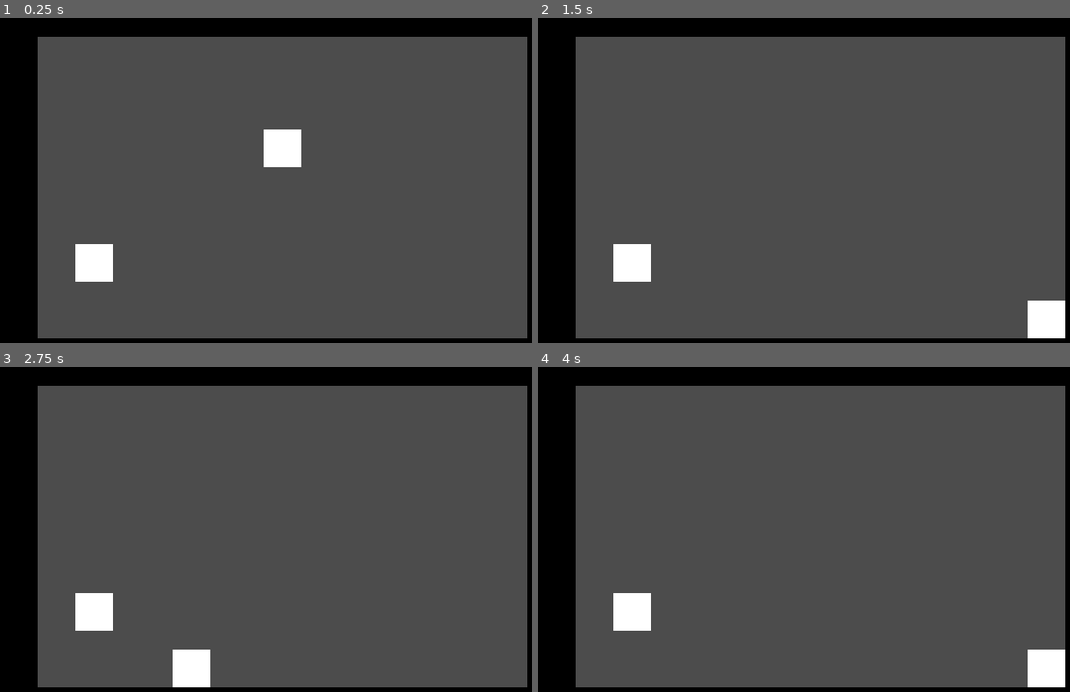
Above: before the commit, frames 1-4 (two rows, left to right).
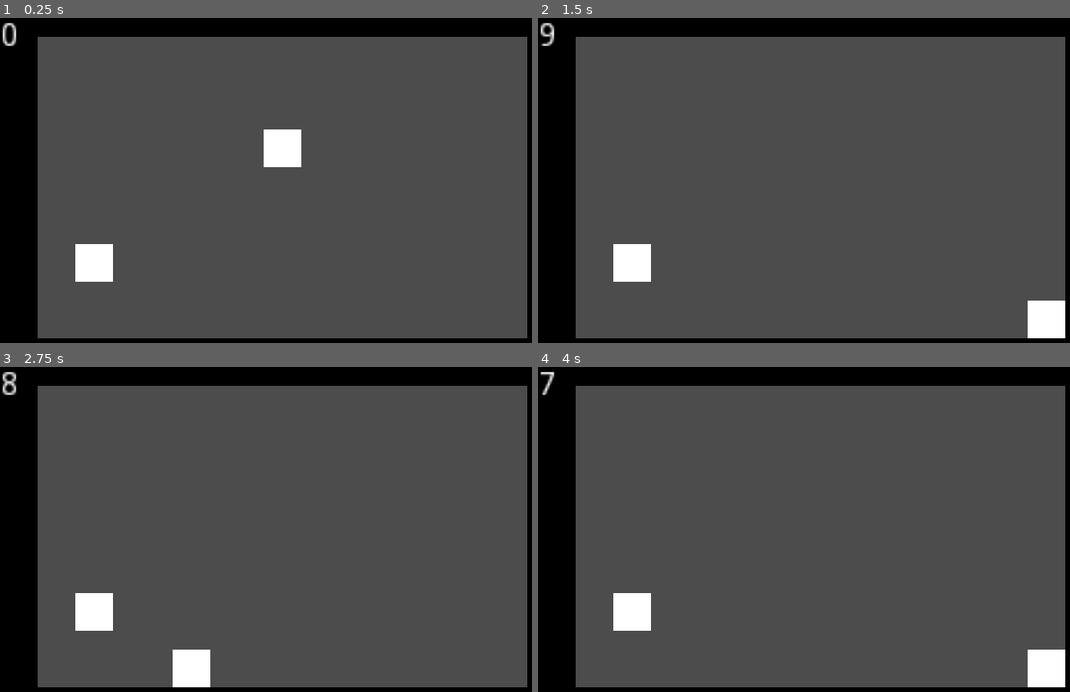
Above: after the commit, the same moments.

Repository: CaresleGames/LDJam51
Game: Godot game, scene res://src/Levels/Level1.tscn
Two runs of this game, one before a commit and one after it. Both use one fixed random seed, a clock stepped at 60 frames per second and the inputs below. The project has no main scene, so this scene is started directly.
Inputs:
- Up to frame 1 (0.25 s): no input
- Up to frame 2 (1.5 s): hold Right (ui_right) from 0.53 s (still down)
- Up to frame 3 (2.75 s): tap Enter at 2 s; release Right (ui_right) at 2.03 s; hold Left (ui_left) from 2.03 s (still down)
- Up to frame 4 (4 s): release Left (ui_left) at 2.78 s; hold Right (ui_right) from 2.78 s (still down)

The runs differ from the first frame. In frame 1, 0.1% of the frame differs, in the area x 0-4%, y 1-9%; in frame 2, 0.1%; in frame 3, 0.2%; in frame 4, less than 0.1%.

Commit message:
Add ui time

Diff:
--- a/project.godot
+++ b/project.godot
@@ -53,6 +53,11 @@
 "class": "StateMachine",
 "language": "GDScript",
 "path": "res://src/StateMachine/StateMachine.gd"
+}, {
+"base": "Control",
+"class": "UILevel",
+"language": "GDScript",
+"path": "res://src/UI/UILevel/UILevel.gd"
 } ]
 _global_script_class_icons={
 "AirState": "",
@@ -63,7 +68,8 @@
 "PlayerState": "",
 "RunState": "",
 "State": "",
-"StateMachine": ""
+"StateMachine": "",
+"UILevel": ""
 }
 
 [application]
--- a/src/Levels/Level1.tscn
+++ b/src/Levels/Level1.tscn
@@ -1,13 +1,18 @@
-[gd_scene load_steps=6 format=2]
+[gd_scene load_steps=7 format=2]
 
 [ext_resource path="res://src/Player/Player.tscn" type="PackedScene" id=1]
 [ext_resource path="res://src/TileMaps/TileMapLevel.tscn" type="PackedScene" id=2]
 [ext_resource path="res://src/Goal/Goal.tscn" type="PackedScene" id=3]
 [ext_resource path="res://src/GameTimer/GameTimer.tscn" type="PackedScene" id=4]
 [ext_resource path="res://src/Levels/Level.gd" type="Script" id=5]
+[ext_resource path="res://src/UI/UILevel/UILevel.tscn" type="PackedScene" id=6]
 
 [node name="Level1" type="Node2D"]
 script = ExtResource( 5 )
+
+[node name="CanvasLayer" type="CanvasLayer" parent="."]
+
+[node name="UILevel" parent="CanvasLayer" instance=ExtResource( 6 )]
 
 [node name="TileMapLevel" parent="." instance=ExtResource( 2 )]
 modulate = Color( 0, 0, 0, 1 )
--- /dev/null
+++ b/src/UI/UILevel/UILevel.gd
@@ -0,0 +1,17 @@
+class_name UILevel
+extends Control
+
+var game_timer : GameTimer
+
+onready var label_timer : Label = $HBoxContainer/TimeLeft
+
+
+func _ready() -> void:
+	yield(owner, "ready")
+	var timers = get_tree().get_nodes_in_group(Groups.game_timer)
+	if timers.size() > 0:
+		game_timer = timers[0]
+
+
+func _process(_delta: float) -> void:
+	label_timer.text = str(int(game_timer.time_left))
--- a/src/UI/UILevel/UILevel.tscn
+++ b/src/UI/UILevel/UILevel.tscn
@@ -1,8 +1,11 @@
-[gd_scene format=2]
+[gd_scene load_steps=2 format=2]
+
+[ext_resource path="res://src/UI/UILevel/UILevel.gd" type="Script" id=1]
 
 [node name="UILevel" type="Control"]
 anchor_right = 1.0
 anchor_bottom = 1.0
+script = ExtResource( 1 )
 
 [node name="HBoxContainer" type="HBoxContainer" parent="."]
 anchor_right = 1.0
